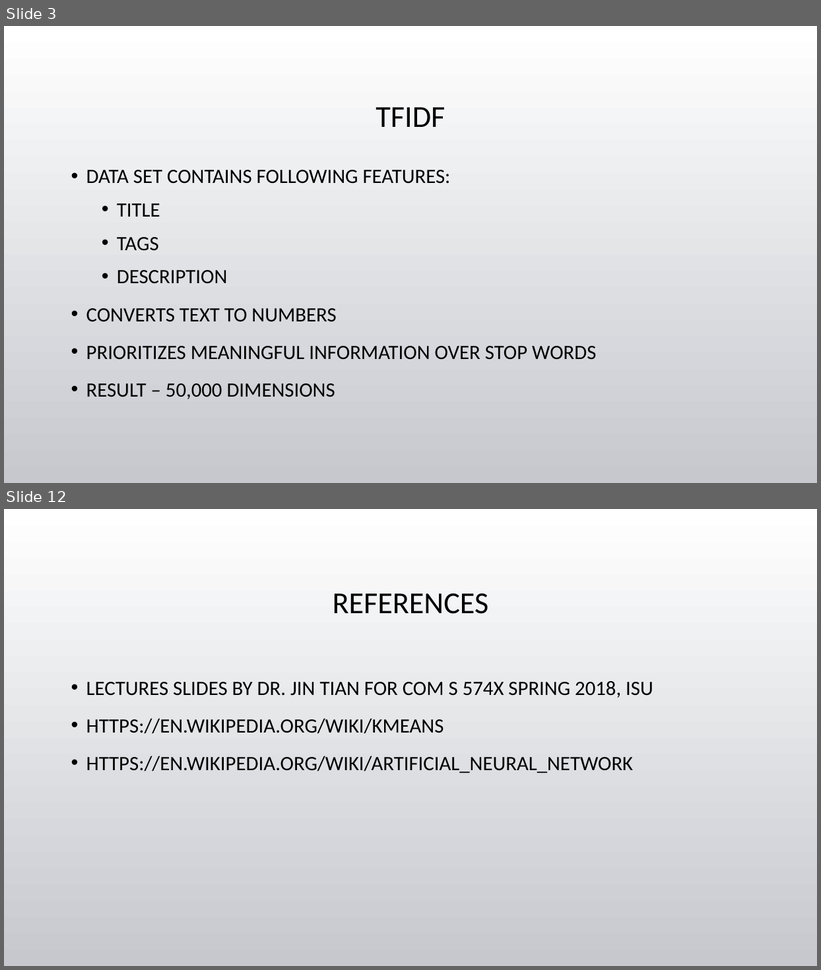
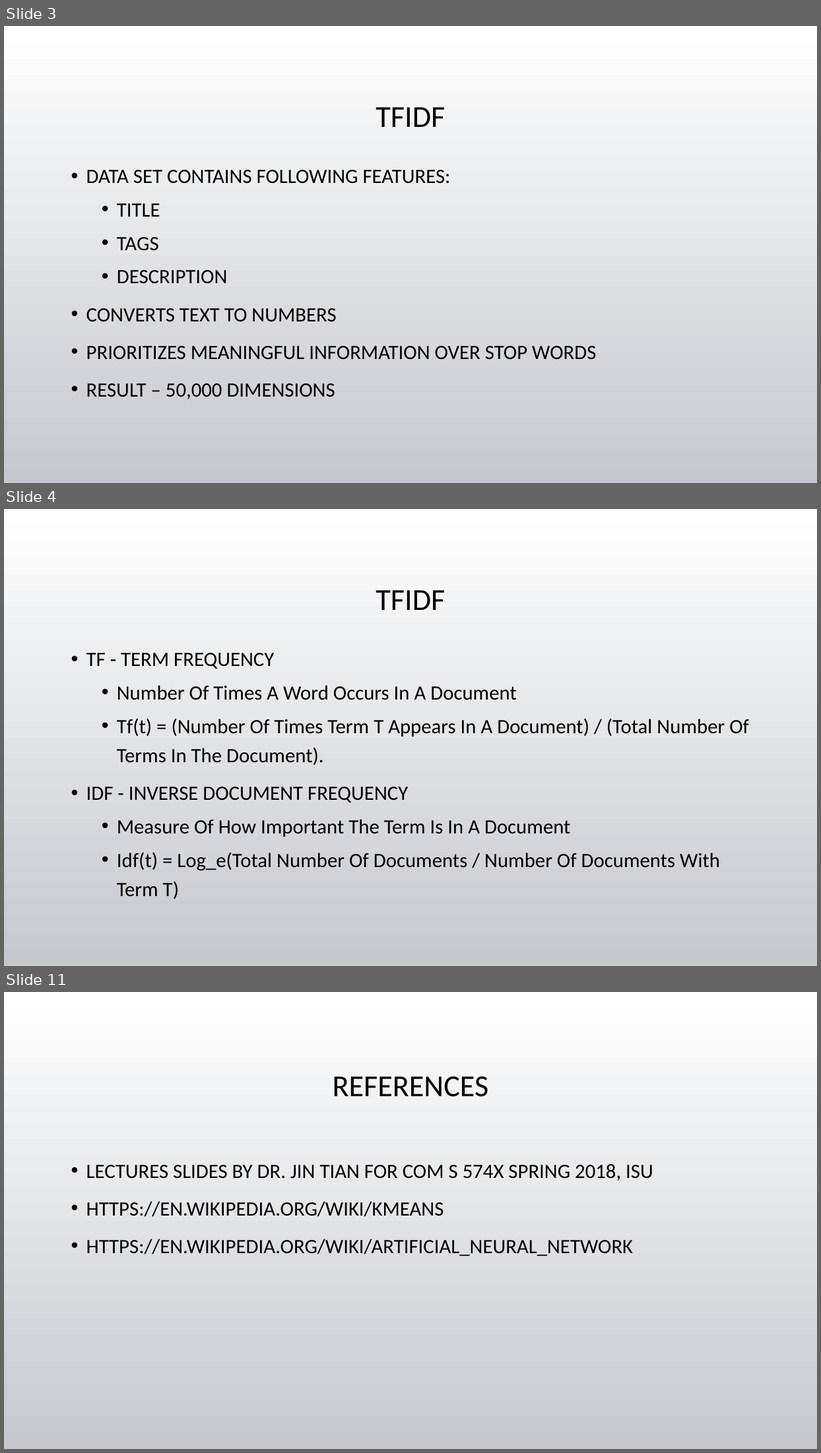
Before and after one commit to tgore03/ClassiTube, a slide deck: Categorizing YouTube Videos.pptx. Shown one above the other, each under a label of ours: slides 3 and 12 before the commit, slides 3, 4 and 11 after it; the slides between them are not shown. The pictures are 821x970 and 821x1453 pixels, drawn with LibreOffice and Linux fonts; fonts in the diff are those of the drawing; background and template pictures are left out. Boxes give left, top, right and bottom in pixels: in the first picture for what was removed or moved away, otherwise in the second. Text is boxed around its words. In the diff, an @@ line names an element or a change of style, - is before the commit and + after.

```diff
--- a/Categorizing YouTube Videos.pptx
+++ b/Categorizing YouTube Videos.pptx
@@ slide 4 added at [4, 509, 817, 966], background picture (left out) @@
@@ title added at [376, 590, 445, 610], 36 pt, text #000000 @@
+TFIDF
@@ text added at [86, 653, 749, 899], 24 pt, text #000000 @@
+• TF - TERM FREQUENCY
+  • Number Of Times A Word Occurs In A Document
+  • Tf(t) = (Number Of Times Term T Appears In A Document) / (Total Number Of Terms In The Document).
+• IDF - INVERSE DOCUMENT FREQUENCY
+  • Measure Of How Important The Term Is In A Document
+  • Idf(t) = Log_e(Total Number Of Documents / Number Of Documents With Term T)
@@ what was slide 12 is now slide 11 @@
```
Also in this commit, not shown: 4 slides changed, 3 other slides added, 5 slides removed, 5 other files.
